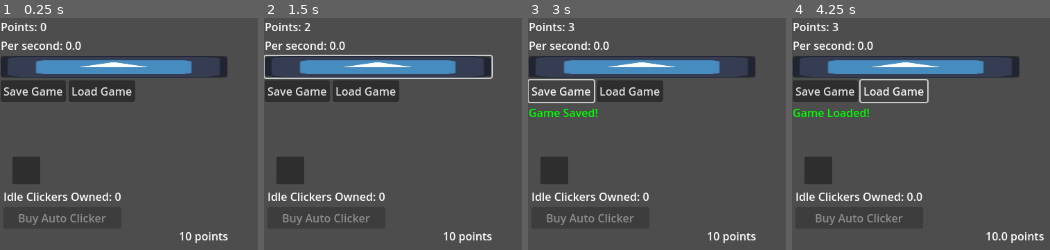
Above: before the commit, frames 1-4 (left to right).
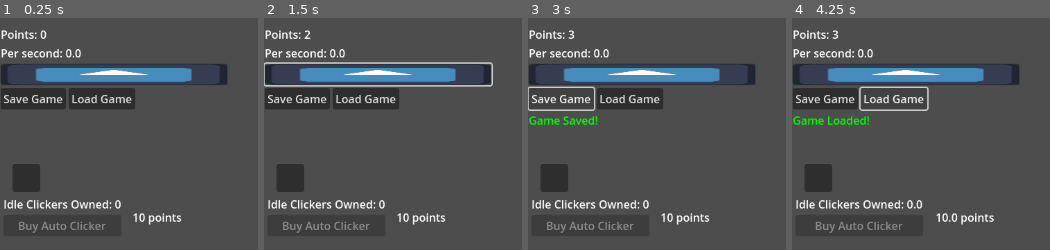
Above: after the commit, the same moments.

Repository: SamuelMTack/Push-Out-Games
Game: Godot game, scene res://node_2d.tscn
Two runs of this game, one before a commit and one after it. Both use one fixed random seed, a clock stepped at 60 frames per second and the inputs below. The engine's default icon, where the game draws it, is replaced by a stand-in: a white triangle on a blue panel in a dark square.
Inputs:
- Up to frame 1 (0.25 s): no input
- Up to frame 2 (1.5 s): click "Click Me for Points" at 0.5 s; click "Click Me for Points" at 1.25 s
- Up to frame 3 (3 s): click "Click Me for Points" at 2 s; click "Save Game" at 2.75 s
- Up to frame 4 (4.25 s): click "Load Game" at 3.5 s

The runs differ from the first frame. In frame 1, 15% of the frame differs, in the area x 0-89%, y 2-97%; in frame 2, 16%; in frame 3, 16%; in frame 4, 16%.

Commit message:
Update node_2d.tscn

Diff:
--- a/claude-clicker-game/node_2d.tscn
+++ b/claude-clicker-game/node_2d.tscn
@@ -5,14 +5,15 @@
 
 [node name="Node2D" type="Control"]
 layout_mode = 3
-anchor_left = -0.063
-anchor_top = -0.023000002
-anchor_right = 0.113000005
-anchor_bottom = 0.124000005
-offset_left = 153.576
-offset_top = 24.904001
-offset_right = -49.17601
-offset_bottom = -70.352005
+anchor_top = 0.015000001
+anchor_right = 1.0
+anchor_bottom = 1.0
+offset_left = 81.0
+offset_top = 11.28
+offset_right = -1071.0
+offset_bottom = -627.0
+size_flags_horizontal = 3
+size_flags_vertical = 3
 script = ExtResource("1_wtcfe")
 
 [node name="VBoxContainer" type="VBoxContainer" parent="."]
@@ -61,11 +62,14 @@
 offset_bottom = 230.1626
 
 [node name="VBoxContainer" type="VBoxContainer" parent="ShopPanel"]
-layout_mode = 0
-offset_left = -12.999992
+layout_mode = 1
+anchors_preset = -1
+anchor_left = -0.32500002
+anchor_right = 3.0500002
+anchor_bottom = 2.6000001
 offset_top = -7.0
-offset_right = 58.248573
-offset_bottom = 55.0
+offset_right = -63.751434
+offset_bottom = -49.000008
 
 [node name="Label" type="Label" parent="ShopPanel/VBoxContainer"]
 layout_mode = 2
@@ -82,11 +86,10 @@
 [node name="PriceLabel" type="Label" parent="ShopPanel/VBoxContainer/BuyClickerButton"]
 layout_mode = 1
 anchors_preset = -1
-anchor_left = 1.488
-anchor_top = 1.0
-anchor_right = 2.6490002
-anchor_bottom = 5.6720004
-offset_left = -0.025901794
-offset_top = -0.6253967
-offset_right = -6.456909
-offset_bottom = -0.0014152527
+anchor_left = 1.1340001
+anchor_right = 2.512
+anchor_bottom = 2.059
+offset_left = -6.9359283
+offset_top = -8.162598
+offset_right = 0.034057617
+offset_bottom = 0.008399963
